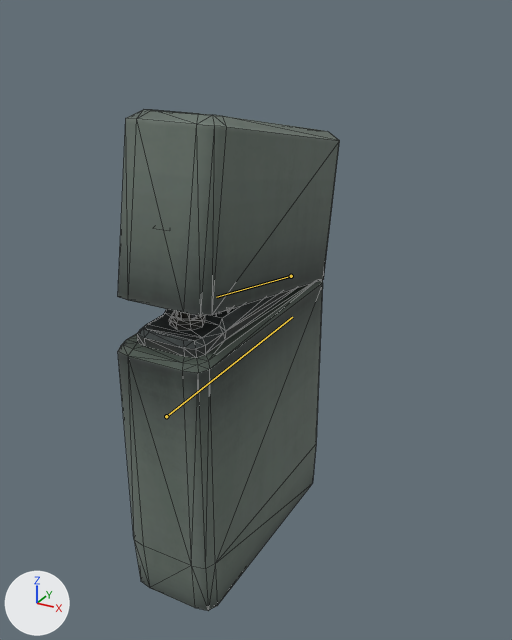
An edit to the FBX model Assets/Game/Prefabs/Item/Lighter/Zippo.fbx, drawn before and after from the same camera.
Both versions are drawn from a 50 mm camera at (0.817, -1.381, 0.819) aimed at (-0.027, 0.155, 0.051). Lighting does not change. The marker at lower left points along +X, +Y and +Z. The older version comes first. Both versions are drawn at frame 10 of the action 'Armature|Open'; the numbers are the values there. The bones that change, and the others that lie on the model, are drawn over the model as lines. Mesh edges are drawn as thin lines.

In view in the first picture: 'Zippo'.
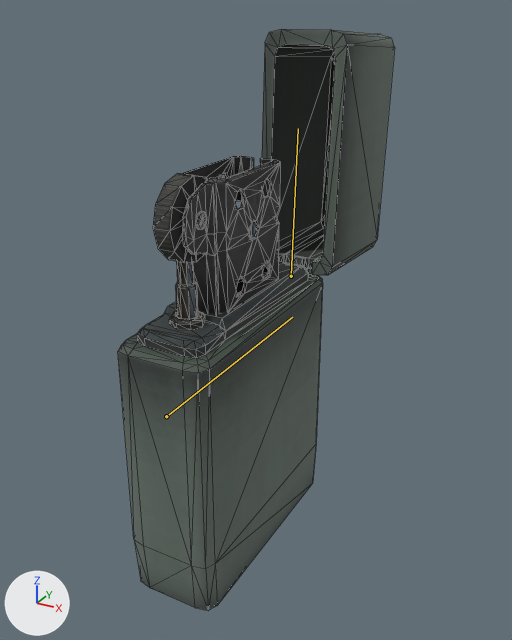
What differs and where, as boxes (x1, y1, x2, y2) in the pictures (512 x 640 px):
'Zippo', posed (25% wider, 16% taller): before (118, 109, 340, 611); after (118, 29, 395, 611)
bone 'Head', root to tip: before (291, 276) to (216, 297); after (291, 276) to (298, 128)

What the commit changed:
Bone 'Head' (bone_head) turns from (11, 0, 0) to (93, 0, 0) degrees about its own x, y and z.
